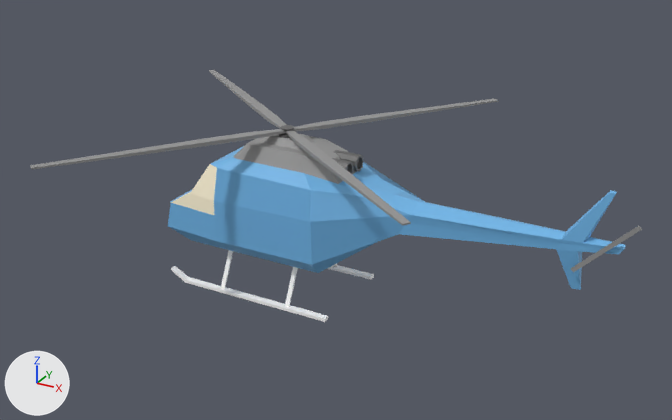
One commit to the glTF model portfolio/models/helicopter.glb: the scene before it, then after it.
Both versions are drawn from a 50 mm camera at (1.301, -2.092, 1.325) aimed at (0.137, 0.024, 0.267). Arrows for +X, +Y and +Z are at lower left; the lights stay in place. Both versions are drawn at frame 3 of the action 'Animation'; the numbers are the values there.

The first picture shows 'back rotor', 'rotor', 'top bit'.
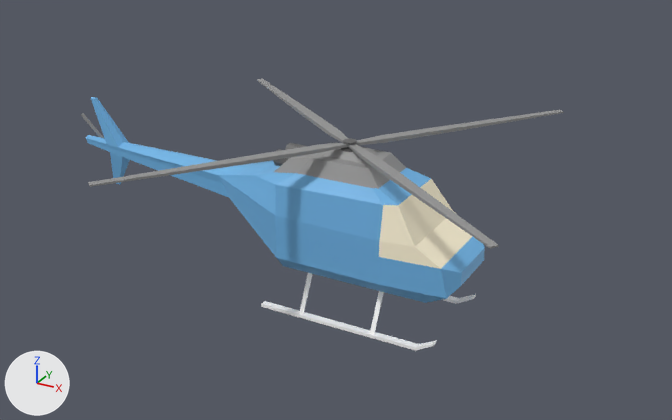
What differs and where, as boxes (x1, y1, x2, y2) in the pictures (672 x 420 px):
'top bit', moved, turned: before (168, 125, 626, 322); after (86, 97, 485, 351)
'rotor', moved: before (30, 70, 499, 226); after (88, 79, 563, 249)
'back rotor', moved, turned: before (571, 226, 642, 272); after (81, 113, 104, 138)

Diff of the bpy script that builds the scene:
```diff
--- a/portfolio/models/helicopter.glb.py
+++ b/portfolio/models/helicopter.glb.py
@@ ob_top_bit @@
 ob_top_bit = bpy.data.objects.new('top bit', me_cylinder_007)
-ob_top_bit.location = (-0.005, 0.003, 0.474)
+ob_top_bit.location = (0.2, -0.013, 0.474)
+ob_top_bit.rotation_euler = (0.0, 0.0, -3.142)  # degrees (0, 0, -180)
 ob_top_bit.scale = (2.34, 2.34, 0.125)
@@ ob_rotor @@
 ob_rotor = bpy.data.objects.new('rotor', me_cube_004)
-ob_rotor.location = (-0.005, 0.003, 0.487)
+ob_rotor.location = (0.2, -0.013, 0.487)
 ob_rotor.rotation_euler = (0.0, 0.0, -0.638)  # degrees (0, 0, -37)
@@ ob_back_rotor @@
 ob_back_rotor = bpy.data.objects.new('back rotor', me_cube)
-ob_back_rotor.location = (0.898, -0.021, 0.342)
-ob_back_rotor.rotation_euler = (0.0, 2.356, 0.06)  # degrees (0, 135, 3.4)
+ob_back_rotor.location = (-0.703, 0.011, 0.342)
+ob_back_rotor.rotation_euler = (-3.142, 0.785, 0.06)  # degrees (-180, 45, 3.4)
 ob_back_rotor.scale = (0.0128, 0.0128, 0.0128)
```
